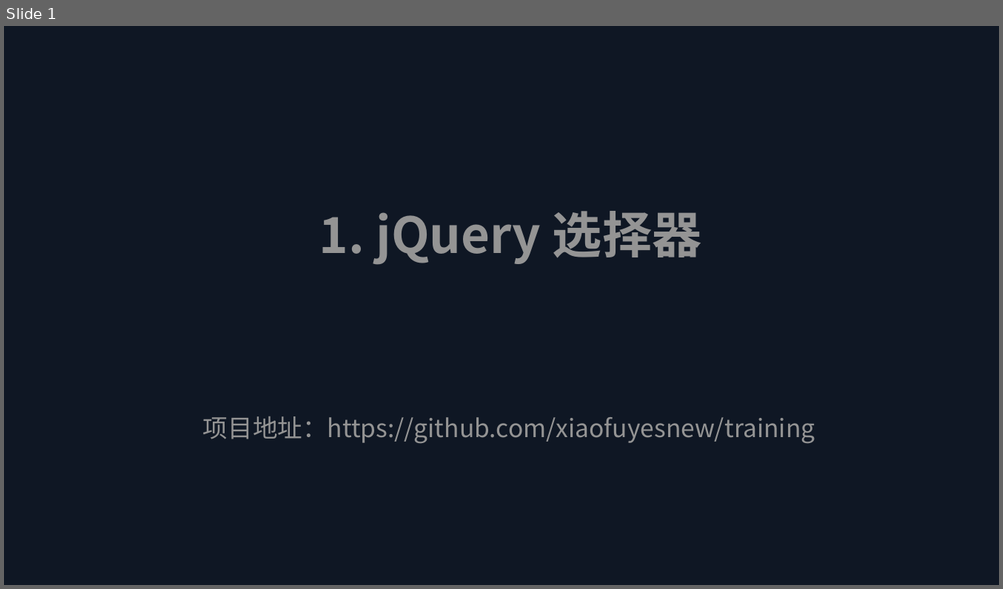
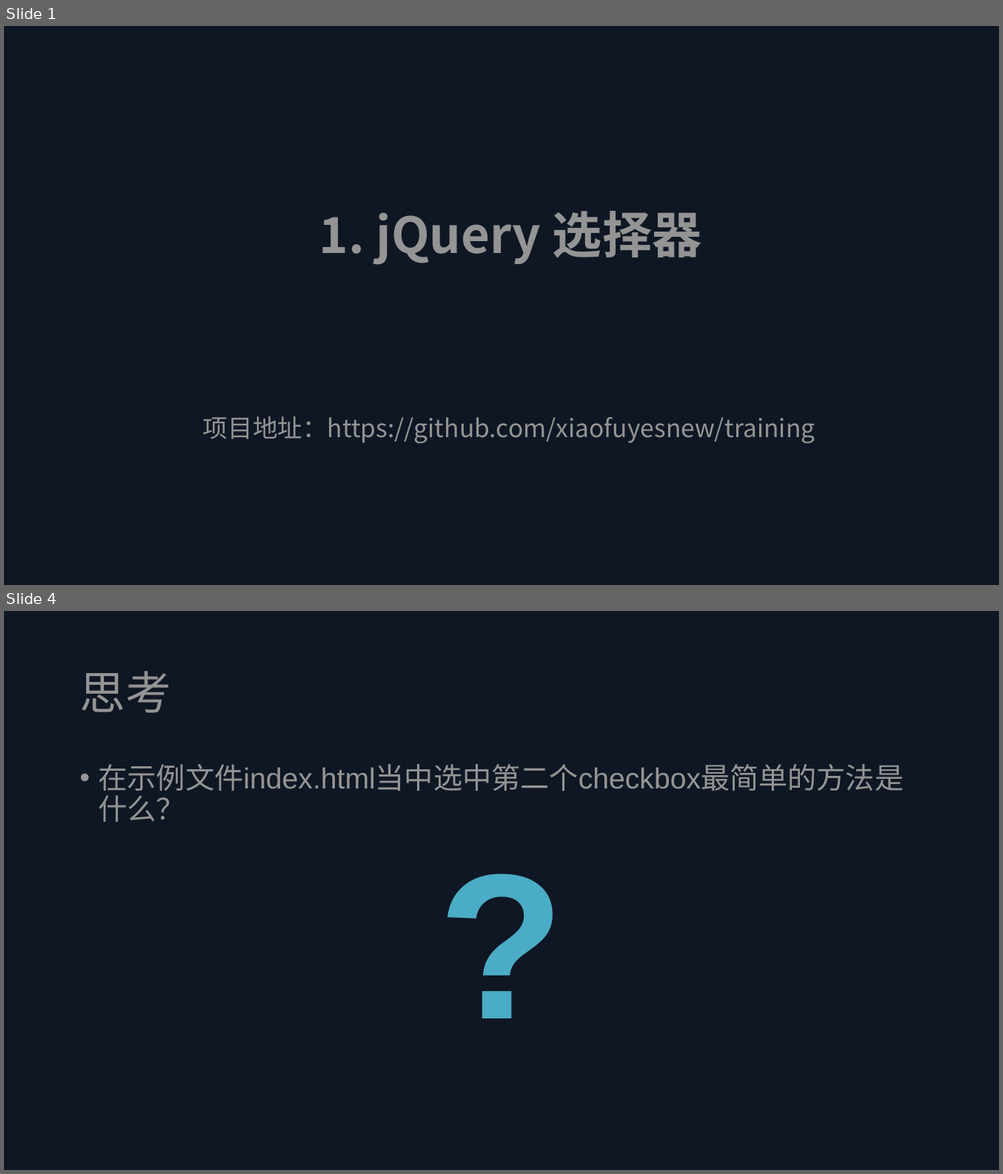
Before and after one commit to xiaofuyesnew/training, a slide deck: 1/jQuery选择器.pptx. Shown one above the other, each under a label of ours: slide 1 before the commit, slides 1 and 4 after it; the slides between them are not shown. The pictures are 1003x589 and 1003x1174 pixels, drawn with LibreOffice and Linux fonts; fonts in the diff are those of the drawing. Boxes give left, top, right and bottom in pixels: in the first picture for what was removed or moved away, otherwise in the second. Text is boxed around its words. In the diff, an @@ line names an element or a change of style, - is before the commit and + after.

Commit message:
更新文件

```diff
--- a/1/jQuery选择器.pptx
+++ b/1/jQuery选择器.pptx
@@ slide 4 added at [4, 611, 999, 1170], background gradient #0F1724 @@
@@ title added at [79, 671, 170, 713], 44 pt, text #949494 @@
+思考
@@ text added at [99, 764, 904, 797], 28 pt, text #949494 @@
+• 在示例文件index.html当中选中第二个checkbox最简单的方法是什么？
@@ text added at [364, 808, 639, 1067], 200 pt, text #4BACC6, bold @@
+?
```
Also in this commit, not shown: 2 slides changed, 4 other slides added, 2 other files.
